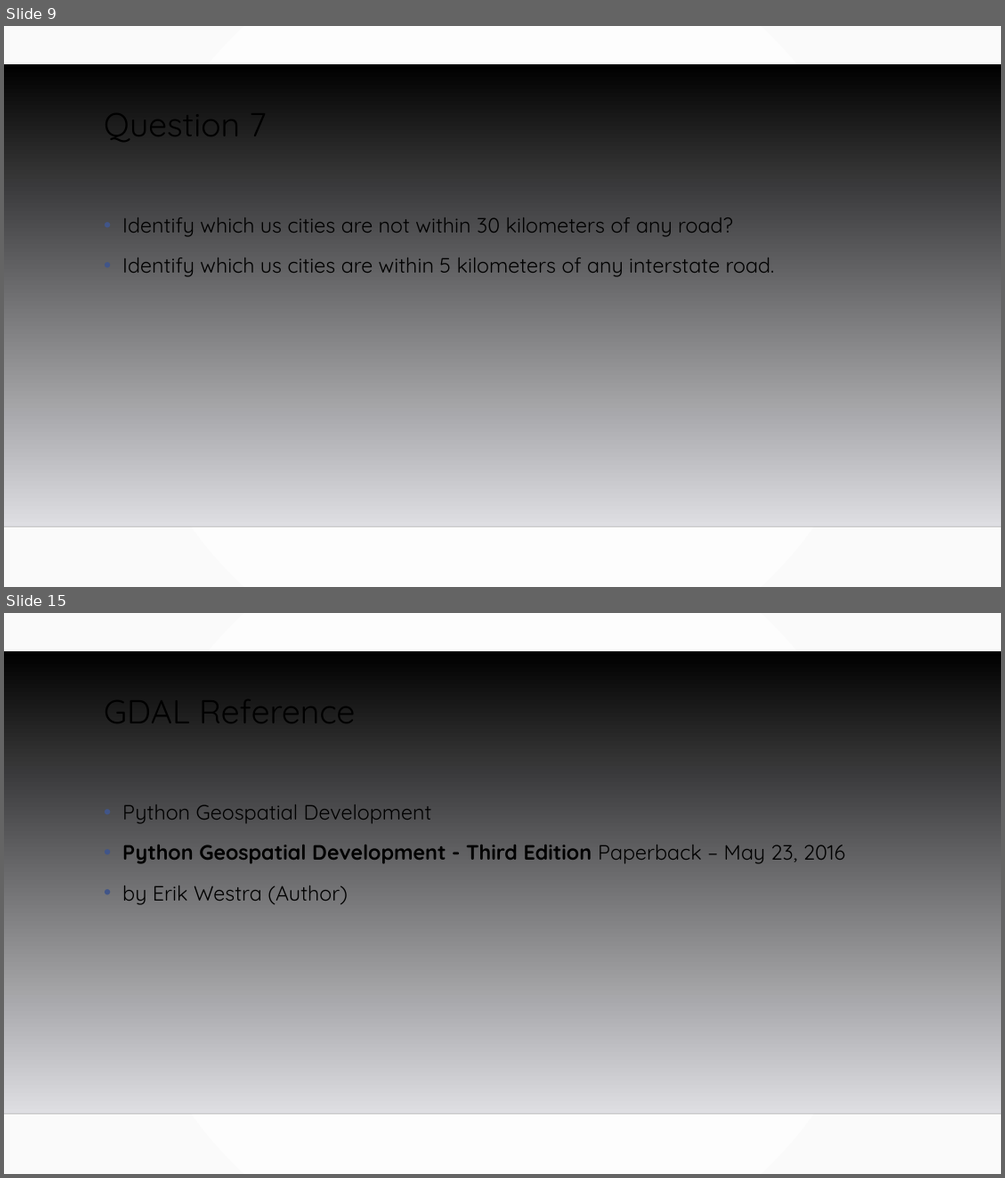
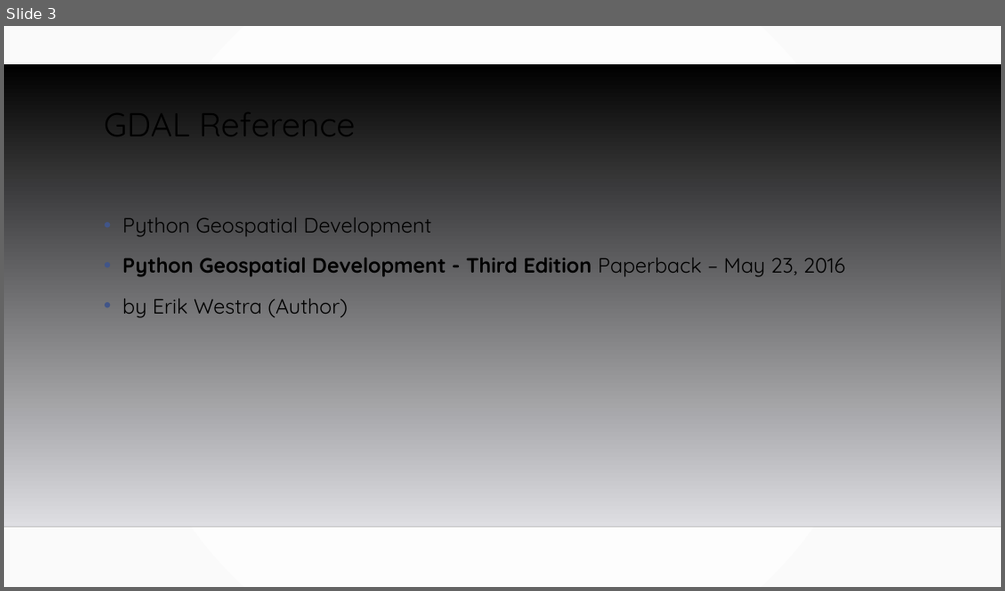
Before and after one commit to MGIS-UMN/GIS5577_week7, a slide deck: Advanced_spatial_queries.odp. Shown one above the other, each under a label of ours: slides 9 and 15 before the commit, slide 3 after it; the slides between them are not shown. The pictures are 1005x1178 and 1005x591 pixels, drawn with LibreOffice and Linux fonts; fonts in the diff are those of the drawing; background and template pictures are left out. Boxes give left, top, right and bottom in pixels: in the first picture for what was removed or moved away, otherwise in the second. Text is boxed around its words. In the diff, an @@ line names an element or a change of style, - is before the commit and + after.

```diff
--- a/Advanced_spatial_queries.odp
+++ b/Advanced_spatial_queries.odp
@@ slide 9 removed at [4, 26, 1001, 587], background gradient #FFFFFF to #FAFAFA; not listed: 2 template elements that a slide beside it also shows @@
@@ title removed at [104, 97, 266, 146] @@
-Question 7
@@ text removed at [122, 217, 775, 277] @@
-• Identify which us cities are not within 30 kilometers of any road?
-• Identify which us cities are within 5 kilometers of any interstate road.
@@ what was slide 15 is now slide 3 @@
```
Also in this commit, not shown: 2 slides changed, 11 other slides removed, 1 other file.
